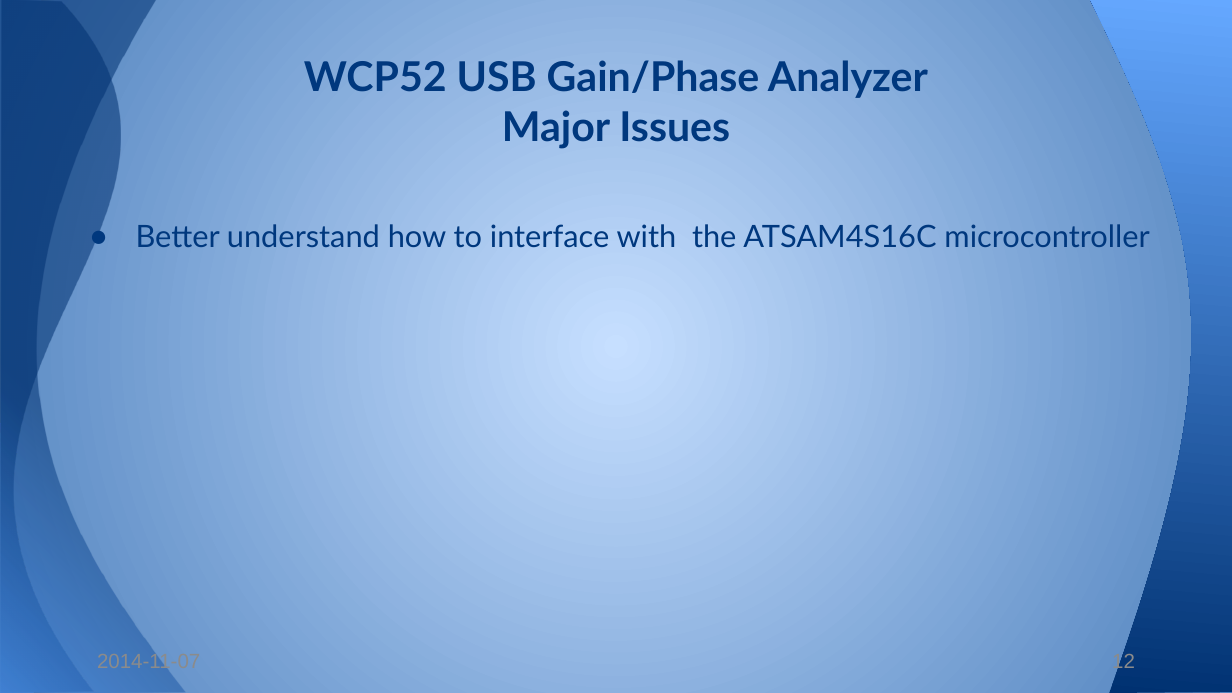
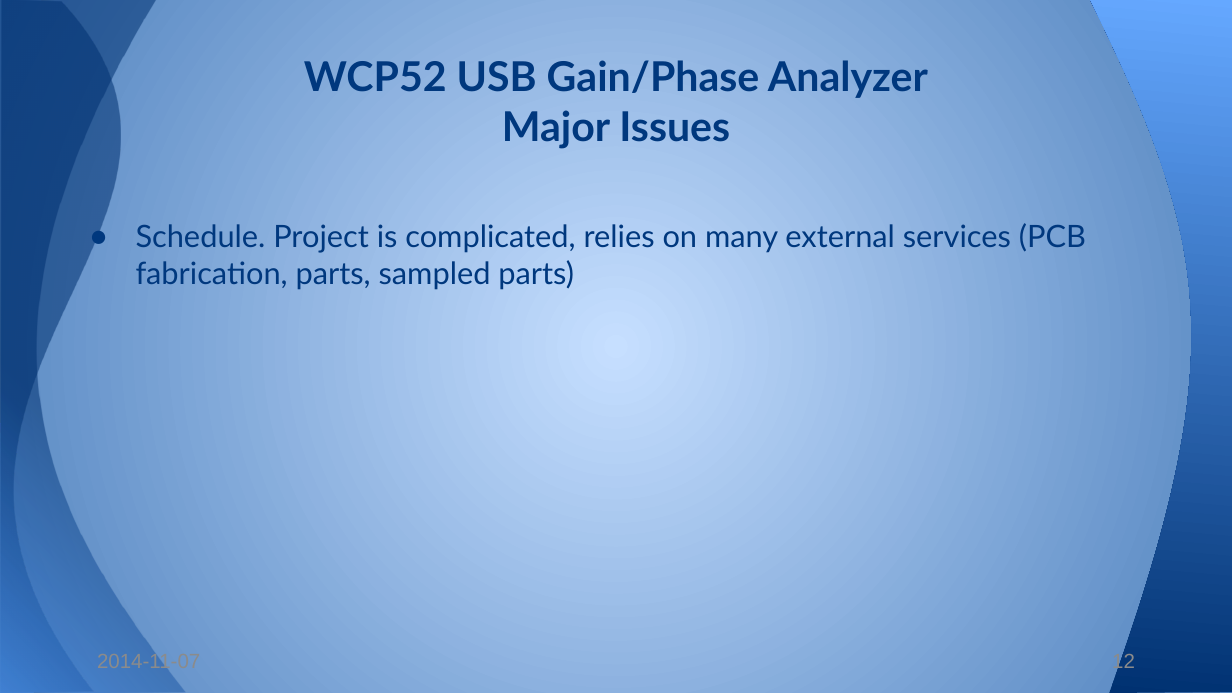
Before and after one commit to WCP52/docs, a slide deck: slide 12 of official/WCP52 Gain_Phase SAP.pptx. Drawn at 1232x693 pixels with LibreOffice and Linux fonts; fonts in the diff are those of the drawing. Boxes give left, top, right and bottom in pixels: in the first picture for what was removed or moved away, otherwise in the second. Text is boxed around its words. In the diff, an @@ line names an element or a change of style, - is before the commit and + after.

```diff
--- a/official/WCP52 Gain_Phase SAP.pptx
+++ b/official/WCP52 Gain_Phase SAP.pptx
@@ text at (136,223,1086,290): text changed @@
-● Better understand how to interface with the ATSAM4S16C microcontroller
+● Schedule. Project is complicated, relies on many external services (PCB fabrication, parts, sampled parts)
```
Also in this commit, not shown: 1 other slide changed.
